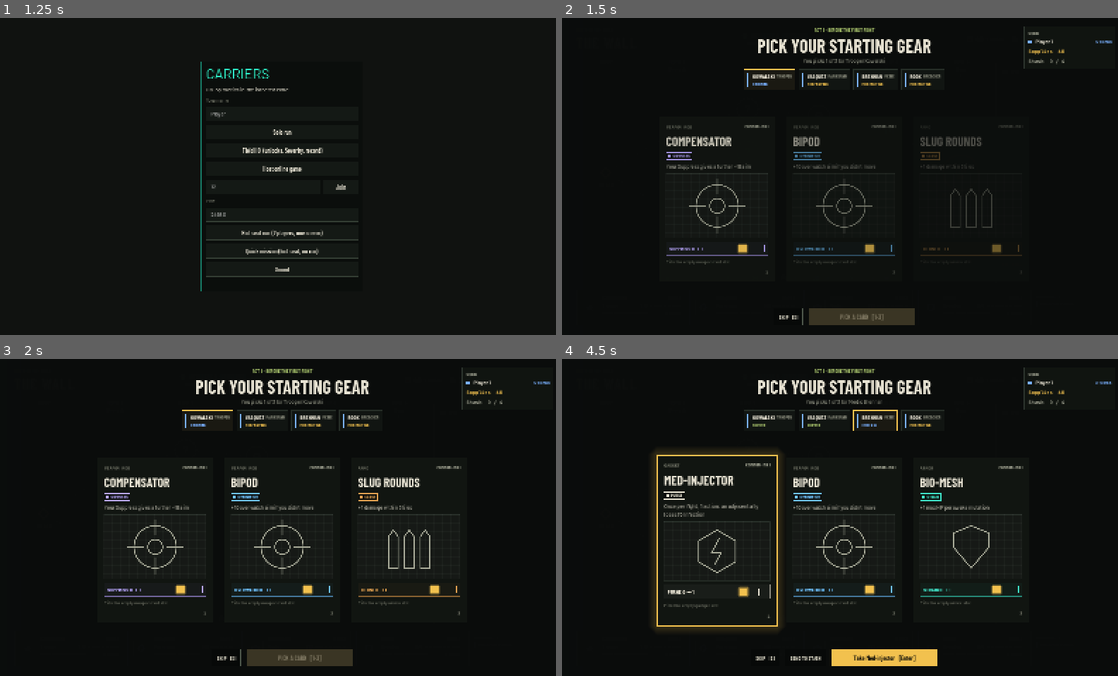
Above: before the commit, frames 1-4 (two rows, left to right).
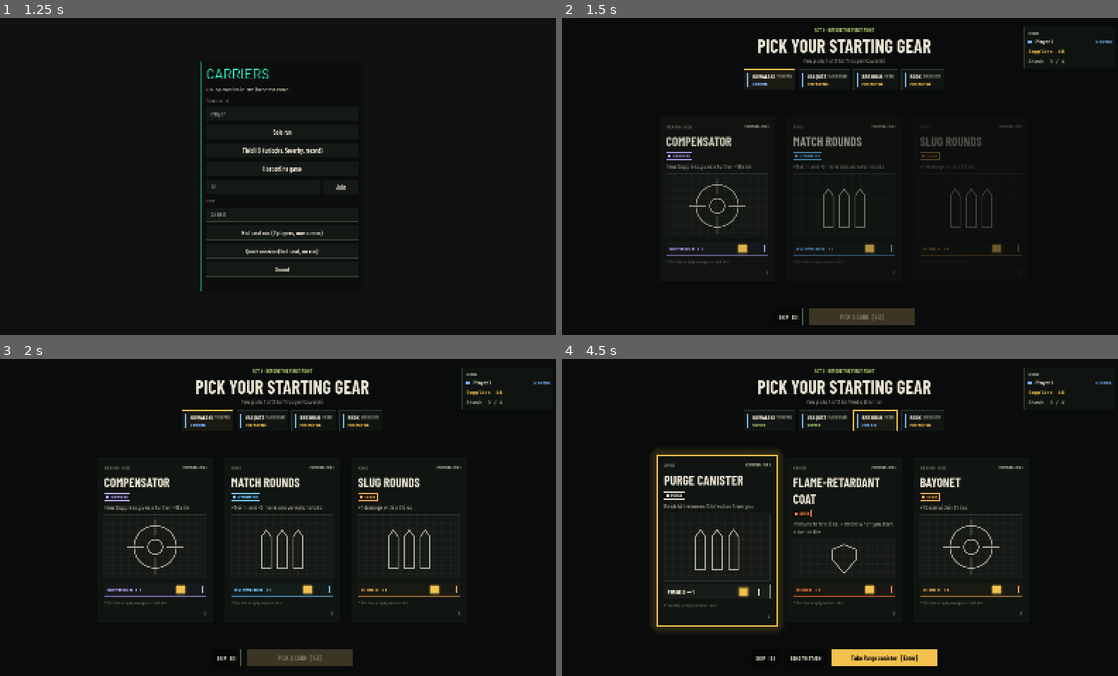
Above: after the commit, the same moments.

Repository: HarveyC/Quarantine
Game: Godot game, scene res://scenes/app.tscn
Two runs of this game, one before a commit and one after it. Both use one fixed random seed, a clock stepped at 60 frames per second and the inputs below. Sound files missing from this copy of the repository are replaced by a short silence.
Inputs (mouse positions are in pixels of both pictures, inside the frame that each line leads up to):
- Up to frame 1 (1.25 s): click (261, 186) at 0.52 s; type "12" at 0.6 s
- Up to frame 2 (1.5 s): click "Solo run" at 1.25 s
- Up to frame 3 (2 s): no input
- Up to frame 4 (4.5 s): click "SKIP [S]" at 2 s; click "SKIP [S]" at 2.75 s; click "MENU" at 3.5 s; tap Enter at 4.25 s; drag from (678, 469) to (901, 447) at 4.27 s

Frame 1 is identical in both runs. In frame 2, 0.7% of the frame differs, in the area x 41-58%, y 34-78%; in frame 3, 0.8%; in frame 4, 3.1%, in the area x 18-83%, y 32-96%.

Commit message:
Add 11 gear items and 4 Prototypes for runs in acts 2 and 3

Diff:
--- a/gear/gear_data.gd
+++ b/gear/gear_data.gd
@@ -158,6 +158,33 @@
 		"desc": "You always count as in half cover, and adjacent allies share your cover",
 		"desc_mk2": "You always count as in half cover, +5 defense, and adjacent allies share your cover",
 		"stats_mk2": {"defense": 5}},
+	# Content pack 2 (acts 2 and 3): one or two more per tag so runs draw wider.
+	"pilot_light": {"name": "Pilot light", "tag": "Burn", "slot": "weapon", "rarity": "common",
+		"desc": "+1 damage against Burning enemies", "desc_mk2": "+2 damage against Burning enemies"},
+	"ember_plating": {"name": "Ember plating", "tag": "Burn", "slot": "armor", "rarity": "uncommon",
+		"desc": "An enemy that damages you starts Burning",
+		"desc_mk2": "An enemy that damages you starts Burning for 1 extra turn"},
+	"spotter_scope": {"name": "Spotter scope", "tag": "Mark", "slot": "weapon", "rarity": "uncommon",
+		"desc": "+15 aim against Marked enemies", "desc_mk2": "+20 aim against Marked enemies"},
+	"hollow_points": {"name": "Hollow points", "tag": "Suppress", "slot": "ammo", "rarity": "uncommon",
+		"desc": "+1 damage against Suppressed enemies", "desc_mk2": "+2 damage against Suppressed enemies"},
+	"ghillie_cloak": {"name": "Ghillie cloak", "tag": "Overwatch", "slot": "armor", "rarity": "uncommon",
+		"desc": "+10 defense while on overwatch", "desc_mk2": "+15 defense while on overwatch"},
+	"match_rounds": {"name": "Match rounds", "tag": "Overwatch", "slot": "ammo", "rarity": "common",
+		"desc": "+5 aim, and +5 more on overwatch shots", "desc_mk2": "+5 aim, and +10 more on overwatch shots",
+		"stats": {"aim": 5}, "stats_mk2": {"aim": 5}},
+	"bayonet": {"name": "Bayonet", "tag": "Close", "slot": "weapon", "rarity": "common",
+		"desc": "+10 aim within 3 tiles", "desc_mk2": "+15 aim within 3 tiles"},
+	"mycelial_weave": {"name": "Mycelial weave", "tag": "Strain", "slot": "armor", "rarity": "uncommon",
+		"desc": "+5 defense per awake mutation", "desc_mk2": "+5 defense per awake mutation, +5 more"},
+	"leech_rounds": {"name": "Leech rounds", "tag": "Strain", "slot": "ammo", "rarity": "rare",
+		"desc": "While Exposed or higher, hits heal you 1 HP and add 2 Infection to you",
+		"desc_mk2": "While Exposed or higher, hits heal you 1 HP and add 1 Infection to you"},
+	"purge_canister": {"name": "Purge canister", "tag": "Purge", "slot": "ammo", "rarity": "common",
+		"desc": "Each kill removes 5 Infection from you", "desc_mk2": "Each kill removes 10 Infection from you"},
+	"ballistic_plate": {"name": "Ballistic plate", "tag": "Guard", "slot": "armor", "rarity": "common",
+		"desc": "+5 defense", "desc_mk2": "+10 defense",
+		"stats": {"defense": 5}, "stats_mk2": {"defense": 10}},
 }
 
 ## Combo items: need both tags at 2+ on the soldier, count for both, start at Mk II, never sold.
@@ -180,6 +207,14 @@
 		"desc": "When you purge an ally you may take the Infection yourself and gain 1 action"},
 	"quarantine_field": {"name": "Quarantine field", "tags": ["Guard", "Purge"], "slot": "gadget",
 		"desc": "Adjacent allies gain no Infection while you're hunkered"},
+	"firestarter": {"name": "Firestarter", "tags": ["Burn", "Close"], "slot": "weapon",
+		"desc": "Hits within 3 tiles set the target Burning"},
+	"pinpoint": {"name": "Pinpoint", "tags": ["Mark", "Suppress"], "slot": "ammo",
+		"desc": "Enemies you Suppress are also Marked until the end of the next turn"},
+	"overlook": {"name": "Overlook", "tags": ["Overwatch", "Guard"], "slot": "armor",
+		"desc": "While you're on overwatch, adjacent allies get +10 defense"},
+	"cauterizer": {"name": "Cauterizer", "tags": ["Burn", "Guard"], "slot": "armor",
+		"desc": "Fire tiles don't hurt you, and you get +10 defense while standing in fire"},
 }
 
 ## Pocket consumables, used up. Charges stack per pocket.
--- a/gear/gear_fx.gd
+++ b/gear/gear_fx.gd
@@ -145,6 +145,12 @@
 			breakdown.append(["Smart-link", 10])
 		if mk(a, "suppressor") >= 2 and not t.status.get("alerted", true):
 			breakdown.append(["Suppressor", 10])
+		if has(a, "spotter_scope") and is_marked(s, t):
+			breakdown.append(["Spotter scope", 15 if mk(a, "spotter_scope") < 2 else 20])
+		if reaction and has(a, "match_rounds"):
+			breakdown.append(["Match rounds", 5 if mk(a, "match_rounds") < 2 else 10])
+		if has(a, "bayonet") and _dist(from, t.pos) <= CLOSE:
+			breakdown.append(["Bayonet", 10 if mk(a, "bayonet") < 2 else 15])
 	if a.team == Types.Team.PLAYER and a.status.get("doctrines", []).has("buddy_system"):
 		for o in s.living(Types.Team.PLAYER):
 			if o != a and _cheb(o.pos, from) == 1 and not o.is_enemy_of(a):
@@ -156,6 +162,20 @@
 		breakdown.append(["Riot shield", -Combat.COVER_HALF])
 	if Combat.has_status(s, t, "smoked"):
 		breakdown.append(["Smoke", -SMOKE_DEFENSE])
+	if t.status.has("gear"):
+		if has(t, "ghillie_cloak") and t.overwatch:
+			breakdown.append(["Ghillie cloak", -(10 if mk(t, "ghillie_cloak") < 2 else 15)])
+		if has(t, "mycelial_weave"):
+			var weave := 5 * awake_mutations(t) + (5 if mk(t, "mycelial_weave") >= 2 else 0)
+			if weave > 0:
+				breakdown.append(["Mycelial weave", -weave])
+		if has(t, "cauterizer") and Hazards.at(s, t.pos).get("kind", "") == "fire":
+			breakdown.append(["Cauterizer", -10])
+	if t.team == Types.Team.PLAYER:
+		for g in s.living(Types.Team.PLAYER):
+			if g != t and g.overwatch and _cheb(g.pos, t.pos) == 1 and has(g, "overlook"):
+				breakdown.append(["Overlook", -10])
+				break
 	if t.team == Types.Team.PLAYER:
 		for g in s.living(Types.Team.PLAYER):
 			if g != t and _cheb(g.pos, t.pos) == 1 and has_set(g, "Guard"):
@@ -180,6 +200,10 @@
 		dmg += 1
 	if has(u, "spore_rounds"):
 		dmg += awake_mutations(u) + (1 if mk(u, "spore_rounds") >= 2 else 0)
+	if has(u, "pilot_light") and is_burning(s, t):
+		dmg += mk(u, "pilot_light")
+	if has(u, "hollow_points") and Combat.has_status(s, t, "suppressed"):
+		dmg += mk(u, "hollow_points")
 	return dmg
 
 
@@ -202,6 +226,13 @@
 		if has(u, "igniter_barrel") and u.status.get("igniter_turn", -1) != s.turn:
 			u.status["igniter_turn"] = s.turn
 			set_fire(s, u, [t.pos], mk(u, "igniter_barrel"))
+		if close and has(u, "firestarter"):
+			ignite(s, u, t, 1)
+	if hit and has(u, "leech_rounds") and Infection.tier(u.infection) >= Infection.Tier.EXPOSED:
+		if u.hp < u.max_hp:
+			u.hp += 1
+			s.emit({"type": "gear", "unit": u.id, "item": "leech_rounds", "heal": 1, "hp": u.hp})
+		Infection.add(s, u, 2 if mk(u, "leech_rounds") < 2 else 1)
 	if hit and t.team == Types.Team.ENEMY and has(u, "purifier_rounds") and u.infection > 0:
 		Infection.add(s, u, -(3 if mk(u, "purifier_rounds") < 2 else 5))
 	if hit and close and has(u, "feral_grip") and u.hp < u.max_hp:
@@ -239,6 +270,8 @@
 			s.emit({"type": "gear", "unit": u.id, "item": "mark_set", "target": best.id})
 	if is_burning(s, t):
 		_burn_set_spread(s, t)
+	if has(u, "purge_canister") and u.infection > 0:
+		Infection.add(s, u, -(5 if mk(u, "purge_canister") < 2 else 10))
 	if is_burning(s, t) and has(u, "phosphor_rounds"):
 		var radius := 1 if mk(u, "phosphor_rounds") < 2 else 2
 		for o in s.living():
@@ -262,6 +295,8 @@
 		t.status["suppress_extra"] = bonus
 	else:
 		t.status.erase("suppress_extra")
+	if has(u, "pinpoint"):
+		_mark(s, t, 3)
 	s.emit({"type": "gear", "unit": u.id, "item": "suppress", "target": t.id})
 
 
@@ -306,7 +341,7 @@
 				s.emit({"type": "gear", "unit": src.id, "item": "scorched_earth", "target": u.id})
 				Infection.add(s, u, -SCORCHED_PURGE)
 			return Vector2i.ZERO
-		if has(u, "flame_coat"):
+		if has(u, "flame_coat") or has(u, "cauterizer"):
 			return Vector2i(0, infection)
 		if src != null and has(src, "spotter_flare") and is_marked(s, u):
 			damage *= 2
@@ -333,6 +368,8 @@
 		return
 	if has(u, "compensator"):
 		t.status["suppress_extra"] = 10 if mk(u, "compensator") < 2 else 15
+	if has(u, "pinpoint"):
+		_mark(s, t, 3)
 	if has(u, "rotary_feed"):
 		var reach := 3 if mk(u, "rotary_feed") < 2 else 4
 		var dir := Vector2(t.pos - u.pos).normalized()
@@ -346,7 +383,9 @@
 
 # --- Damage taken (Rules.deal_damage) and Infection (Infection.on_damaged) --------------
 
-static func damage_taken(_s: GameState, target: Unit, amount: int, _source: Unit) -> int:
+static func damage_taken(s: GameState, target: Unit, amount: int, source: Unit) -> int:
+	if amount > 0 and source != null and source.is_alive() and source.is_enemy_of(target) and has(target, "ember_plating"):
+		ignite(s, target, source, mk(target, "ember_plating"))
 	var armor := int(target.status.get("armor", 0))
 	return maxi(1, amount - armor) if armor > 0 and amount > 0 else amount
 
--- a/tests/test_gear.gd
+++ b/tests/test_gear.gd
@@ -15,8 +15,8 @@
 
 
 func test_item_tables_are_consistent() -> void:
-	assert_eq(GearData.ITEMS.size(), 37, "items")
-	assert_eq(GearData.PROTOTYPES.size(), 9, "prototypes")
+	assert_eq(GearData.ITEMS.size(), 48, "items")
+	assert_eq(GearData.PROTOTYPES.size(), 13, "prototypes")
 	for id in GearData.ITEMS:
 		var d: Dictionary = GearData.ITEMS[id]
 		assert_true(GearData.TAGS.has(d.tag), "%s tag" % id)
--- /dev/null
+++ b/tests/test_gear_content.gd
@@ -0,0 +1,141 @@
+extends TestCase
+## Content pack 2 gear (acts 2 and 3): the new items and Prototypes through the GearFx hooks.
+
+const OPEN := [
+	"............",
+	"............",
+	"............",
+	"............",
+	"............",
+	"............",
+]
+
+
+func _add(s: GameState, kind: String, team: int, at: Vector2i) -> Unit:
+	var u := s.add_unit(UnitData.make(kind, team), at)
+	u.actions_left = Types.ACTIONS_PER_TURN
+	if team == Types.Team.PLAYER:
+		u.owner_player = 0
+	return u
+
+
+## Gives `u` gear: items is an Array of ids (Mk I) or [id, mk] pairs.
+func _gear(u: Unit, items: Array) -> void:
+	GearTags.set_progression(null)
+	var rec := {"id": u.id, "kind": u.kind}
+	var run := {"supplies": 0, "soldiers": [rec]}
+	for it in items:
+		var id: String = it if it is String else it[0]
+		Loadout.equip(run, rec, id)
+		if it is Array and it[1] >= 2:
+			Loadout.upgrade(rec, GearData.slot_of(id))
+	GearRun.apply_to_unit(u, rec)
+
+
+func _state() -> GameState:
+	var s := make_blank(PackedStringArray(OPEN))
+	s.turn = 1
+	return s
+
+
+func _term(odds: Dictionary, label: String) -> int:
+	for t in odds.breakdown:
+		if t[0] == label:
+			return t[1]
+	return 0
+
+
+func test_damage_items() -> void:
+	var s := _state()
+	var u := _add(s, "trooper", Types.Team.PLAYER, Vector2i(2, 2))
+	var t := _add(s, "runner", Types.Team.ENEMY, Vector2i(8, 2))
+	_gear(u, [["pilot_light", 2]])
+	assert_eq(GearFx.shot_damage(s, u, t, 3, false), 3, "no bonus on a target that isn't Burning")
+	t.status["burning"] = 2
+	assert_eq(GearFx.shot_damage(s, u, t, 3, false), 5, "Pilot light Mk II +2 vs Burning")
+	t.status.erase("burning")
+	_gear(u, ["hollow_points"])
+	t.status["suppressed"] = Combat.phase_index(s) + 2
+	assert_eq(GearFx.shot_damage(s, u, t, 3, false), 4, "Hollow points +1 vs Suppressed")
+
+
+func test_aim_items() -> void:
+	var s := _state()
+	var u := _add(s, "marksman", Types.Team.PLAYER, Vector2i(2, 2))
+	var near := _add(s, "runner", Types.Team.ENEMY, Vector2i(4, 2))
+	var far := _add(s, "runner", Types.Team.ENEMY, Vector2i(10, 2))
+	_gear(u, ["spotter_scope", "match_rounds"])
+	assert_eq(_term(Combat.hit_chance(s, u, far, u.pos, false), "Spotter scope"), 0, "not unless Marked")
+	far.status["tagged"] = Combat.phase_index(s) + 2
+	assert_eq(_term(Combat.hit_chance(s, u, far, u.pos, false), "Spotter scope"), 15, "+15 vs Marked")
+	assert_eq(_term(Combat.hit_chance(s, u, far, u.pos, true), "Match rounds"), 5, "match rounds on overwatch")
+	assert_eq(_term(Combat.hit_chance(s, u, far, u.pos, false), "Match rounds"), 0, "the flat +5 is a stat, not a term")
+	_gear(u, [["bayonet", 2]])
+	assert_eq(_term(Combat.hit_chance(s, u, near, u.pos, false), "Bayonet"), 15, "bayonet Mk II up close")
+	assert_eq(_term(Combat.hit_chance(s, u, far, u.pos, false), "Bayonet"), 0, "not at range")
+
+
+func test_defense_items() -> void:
+	var s := _state()
+	var u := _add(s, "trooper", Types.Team.PLAYER, Vector2i(2, 2))
+	var ally := _add(s, "medic", Types.Team.PLAYER, Vector2i(3, 2))
+	var e := _add(s, "spitter", Types.Team.ENEMY, Vector2i(8, 2))
+	_gear(u, ["ghillie_cloak"])
+	assert_eq(_term(Combat.hit_chance(s, e, u, e.pos, false), "Ghillie cloak"), 0, "only on overwatch")
+	u.overwatch = true
+	assert_eq(_term(Combat.hit_chance(s, e, u, e.pos, false), "Ghillie cloak"), -10, "+10 defense on overwatch")
+	_gear(u, ["overlook"])
+	assert_eq(_term(Combat.hit_chance(s, e, ally, e.pos, false), "Overlook"), -10, "adjacent ally covered by Overlook")
+	u.overwatch = false
+	assert_eq(_term(Combat.hit_chance(s, e, ally, e.pos, false), "Overlook"), 0, "not off overwatch")
+	u.infection = 60
+	_gear(u, [["mycelial_weave", 2]])
+	var weave := -_term(Combat.hit_chance(s, e, u, e.pos, false), "Mycelial weave")
+	assert_eq(weave, 5 * GearFx.awake_mutations(u) + 5, "5 per awake mutation, +5 at Mk II")
+
+
+func test_ember_plating_ignites_attackers() -> void:
+	var s := _state()
+	var u := _add(s, "trooper", Types.Team.PLAYER, Vector2i(2, 2))
+	var e := _add(s, "runner", Types.Team.ENEMY, Vector2i(3, 2))
+	_gear(u, ["ember_plating"])
+	Rules.deal_damage(s, u, 2, e)
+	assert_true(GearFx.is_burning(s, e), "attacker Burning")
+
+
+func test_leech_rounds_and_purge_canister() -> void:
+	var s := _state()
+	var u := _add(s, "vector", Types.Team.PLAYER, Vector2i(2, 2))
+	var t := _add(s, "brute", Types.Team.ENEMY, Vector2i(6, 2))
+	t.max_hp = 50
+	t.hp = 50
+	_gear(u, ["leech_rounds"])
+	u.infection = 30
+	u.hp = u.max_hp - 2
+	GearFx.after_shot(s, u, t, true, false, 3)
+	assert_eq(u.hp, u.max_hp - 1, "healed 1")
+	assert_true(u.infection > 30, "and took Infection")
+	_gear(u, [["purge_canister", 2]])
+	var before := u.infection
+	t.hp = 0
+	GearFx.on_kill(s, u, t, false)
+	assert_true(u.infection < before, "kill purges")
+
+
+func test_prototypes() -> void:
+	var s := _state()
+	var u := _add(s, "breacher", Types.Team.PLAYER, Vector2i(2, 2))
+	var t := _add(s, "brute", Types.Team.ENEMY, Vector2i(4, 2))
+	t.max_hp = 50
+	t.hp = 50
+	_gear(u, ["firestarter"])
+	GearFx.after_shot(s, u, t, true, false, 3)
+	assert_true(GearFx.is_burning(s, t), "Firestarter ignites up close")
+	_gear(u, ["pinpoint"])
+	GearFx.on_suppress(s, u, t)
+	assert_true(Combat.has_status(s, t, "tagged"), "Pinpoint marks the suppressed")
+	_gear(u, ["cauterizer"])
+	var hit := GearFx.hazard_hit(s, u, {"kind": "fire", "source": -1}, 2, 0)
+	assert_eq(hit.x, 0, "fire doesn't hurt")
+	for id in ["firestarter", "pinpoint", "overlook", "cauterizer"]:
+		assert_eq(GearData.PROTOTYPES[id].tags.size(), 2, id + " has a tag pair")
Not shown, added: tests/test_gear_content.gd.uid
